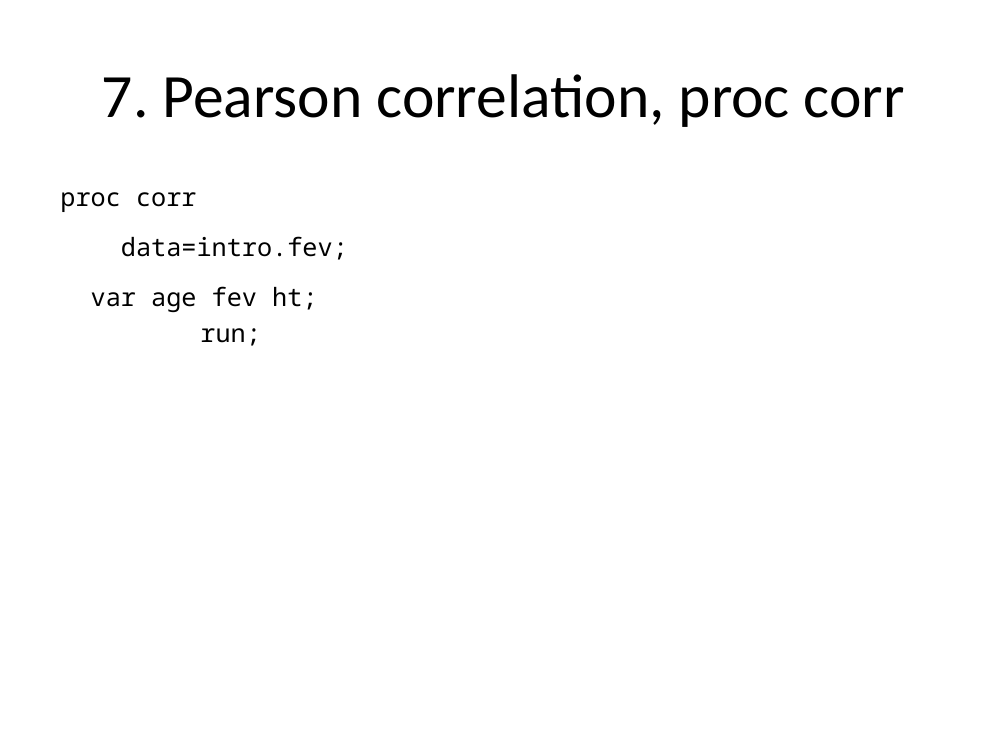
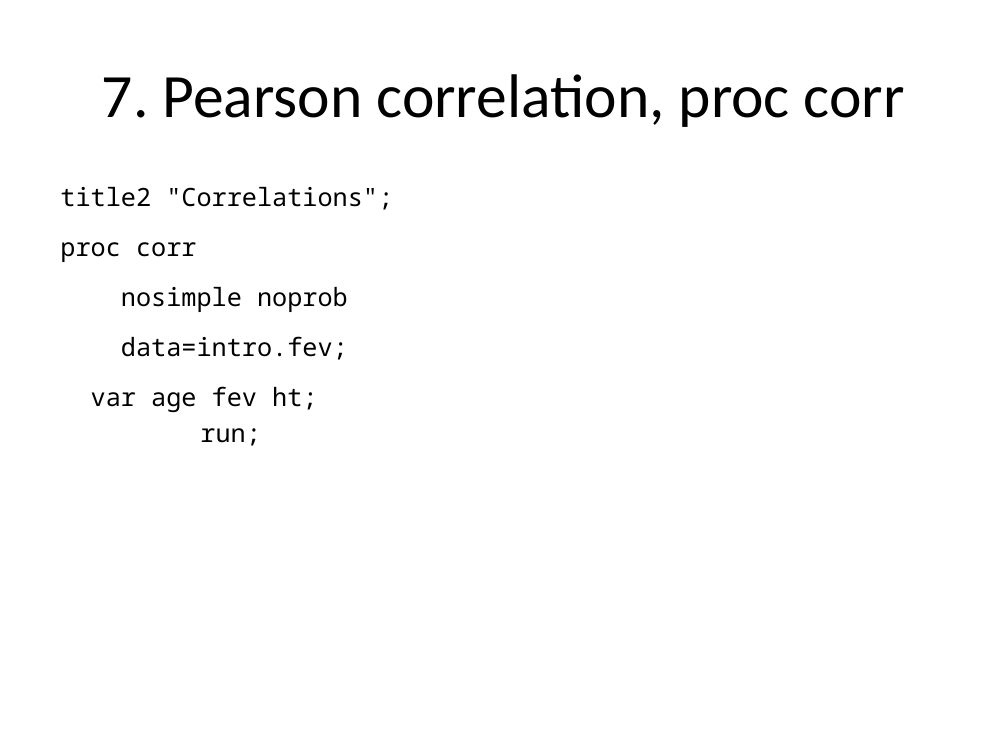
Before and after one commit to pmean/introduction-to-SAS, a slide deck: slide 13 of basics3/src/lecture03.pptx. Drawn at 1008x756 pixels with LibreOffice and Linux fonts; fonts in the diff are those of the drawing. Boxes give left, top, right and bottom in pixels: in the first picture for what was removed or moved away, otherwise in the second. Text is boxed around its words. In the diff, an @@ line names an element or a change of style, - is before the commit and + after.

```diff
--- a/basics3/src/lecture03.pptx
+++ b/basics3/src/lecture03.pptx
@@ text at box(60, 187, 393, 446): text changed @@
-proc corr
-data=intro.fev;
-var age fev ht;
-run;
+title2 "Correlations";
+proc corr
+nosimple noprob
+data=intro.fev;
+var age fev ht;
+run;
```
Also in this commit, not shown: 11 other slides changed, 8 slides added, 5 slides removed, 17 other files.
